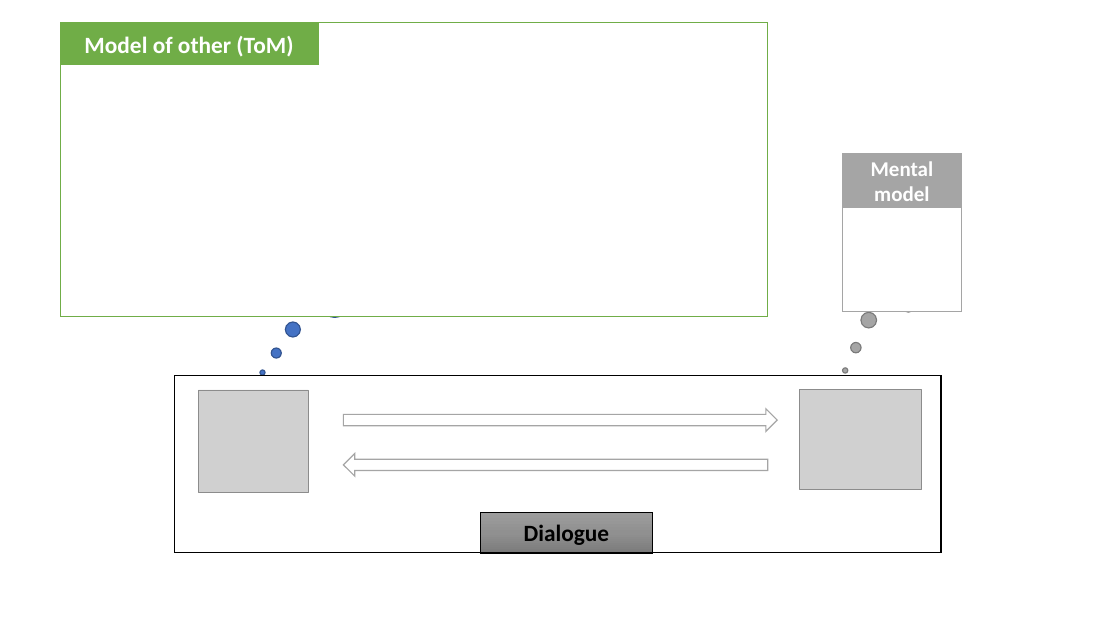
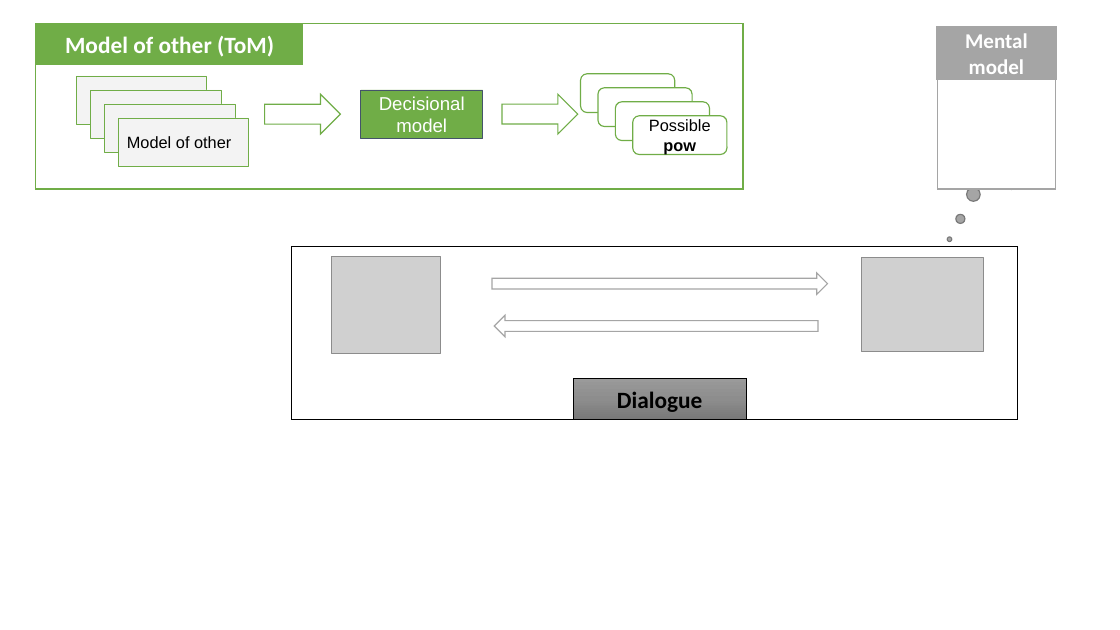
Before and after one commit to Olydia/Discolog, a slide deck: slide 1 of papers/AAMAS/figs/TOM_Selection.pptx. Drawn at 1120x630 pixels with LibreOffice and Linux fonts; fonts in the diff are those of the drawing; grey boxes stand for pictures. Boxes give left, top, right and bottom in pixels: in the first picture for what was removed or moved away, otherwise in the second. Text is boxed around its words. In the diff, an @@ line names an element or a change of style, - is before the commit and + after.

```diff
--- a/papers/AAMAS/figs/TOM_Selection.pptx
+++ b/papers/AAMAS/figs/TOM_Selection.pptx
@@ rectangle: place and size @@
-rectangle at bbox=[60, 23, 768, 317]
+rectangle at bbox=[36, 24, 744, 189]
@@ rectangle "Model of other (ToM)": place and size @@
-rectangle "Model of other (ToM)" at bbox=[60, 24, 318, 65]
+rectangle "Model of other (ToM)" at bbox=[37, 24, 302, 65]
@@ rectangle "Mental model": place and size @@
-rectangle "Mental model" at bbox=[843, 155, 961, 208]
+rectangle "Mental model" at bbox=[938, 27, 1056, 80]
@@ rectangle added at bbox=[76, 76, 207, 124], fill #F3F3F3, outline #70AD47 0.75 pt @@
@@ rounded rectangle added at bbox=[581, 74, 675, 113], fill #FFFFFF, outline #70AD47 1 pt @@
@@ rounded rectangle added at bbox=[598, 88, 692, 127], fill #FFFFFF, outline #70AD47 1 pt @@
@@ rectangle: place and size @@
-rectangle at bbox=[843, 193, 961, 312]
+rectangle at bbox=[938, 80, 1056, 189]
@@ thought cloud added at bbox=[970, 61, 1051, 189], fill #A5A5A5, outline #787878 1 pt @@
@@ rectangle added at bbox=[91, 90, 221, 139], fill #F3F3F3, outline #70AD47 0.75 pt @@
@@ rectangle added at bbox=[104, 104, 234, 153], fill #F3F3F3, outline #70AD47 0.75 pt @@
@@ rectangle added at bbox=[118, 118, 249, 166], fill #F3F3F3, outline #70AD47 0.75 pt, 14 pt, text #000000 @@
+Model of other
@@ right arrow added at bbox=[265, 94, 340, 134], fill #FFFFFF, outline #70AD47 1 pt @@
@@ rectangle added at bbox=[361, 90, 483, 139], fill #70AD47, outline #44546A 0.75 pt, 16 pt, text #FFFFFF @@
+Decisional model
@@ right arrow added at bbox=[502, 94, 578, 134], fill #FFFFFF, outline #70AD47 1 pt @@
@@ rounded rectangle added at bbox=[616, 102, 710, 140], fill #FFFFFF, outline #70AD47 1 pt @@
@@ rounded rectangle added at bbox=[633, 116, 727, 155], fill #FFFFFF, outline #70AD47 1 pt, 14 pt, text #000000 @@
+Possible pow
@@ thought cloud removed at bbox=[860, 165, 954, 312] @@
@@ thought cloud removed at bbox=[283, 227, 384, 318] @@
@@ rectangle added at bbox=[291, 246, 1017, 419], outline #000000 0.75 pt @@
@@ picture added at bbox=[331, 256, 441, 353] @@
@@ picture added at bbox=[862, 258, 984, 352] @@
@@ right arrow added at bbox=[492, 273, 828, 295], fill #FFFFFF, outline #A5A5A5 1 pt @@
@@ right arrow at bbox=[494, 315, 818, 337]: proportions changed; rotation 0 to 180 degrees @@
@@ rectangle removed at bbox=[175, 376, 941, 553] @@
@@ rectangle "Dialogue": place and size @@
-rectangle "Dialogue" at bbox=[481, 513, 654, 554]
+rectangle "Dialogue" at bbox=[574, 379, 747, 420]
@@ rectangle "Dialogue" at bbox=[574, 379, 747, 420]: fill gradient #9D9D9D to #909090 to #7C7C7C to gradient #9A9A9A to #8D8D8D to #787878; outline #000000 0.5 pt to #000000 0.75 pt @@
@@ picture removed at bbox=[198, 390, 308, 492] @@
@@ picture removed at bbox=[800, 390, 922, 489] @@
@@ right arrow removed at bbox=[344, 454, 768, 476] @@
```
Also in this commit, not shown: 1 slide added, 3 other files.
